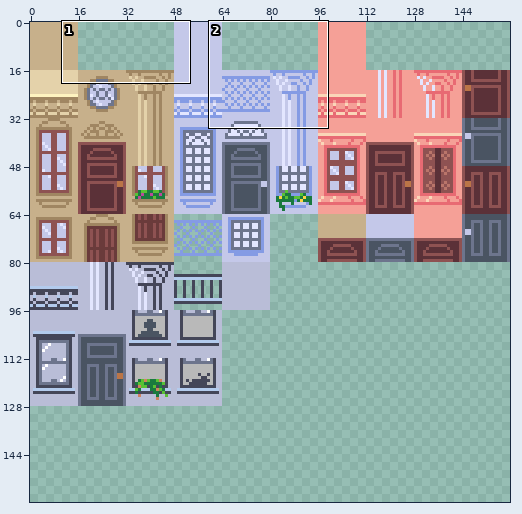
Two versions of one sprite sheet, bring_ur_glam/assets/tiles/buildings.png. Above: a wide view before the commit, with the close-up outlined.
Close-up. As it was:
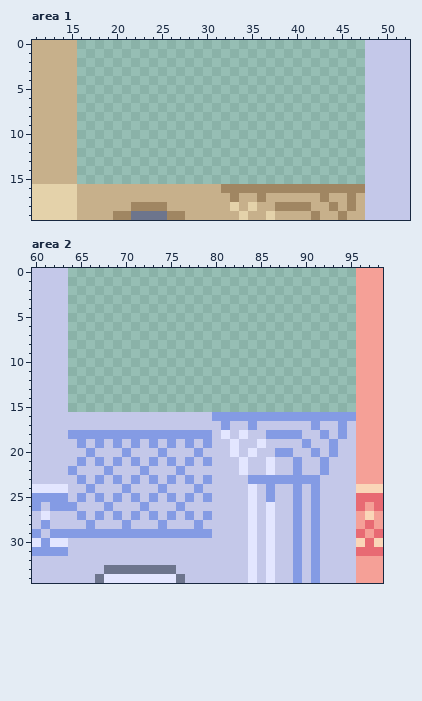
The file is 160x160 pixels. Shown: area 1: x 11..52, y 0..19; area 2: x 60..98, y 0..34. The commit also changed other parts of the picture, which this record leaves out.
After:
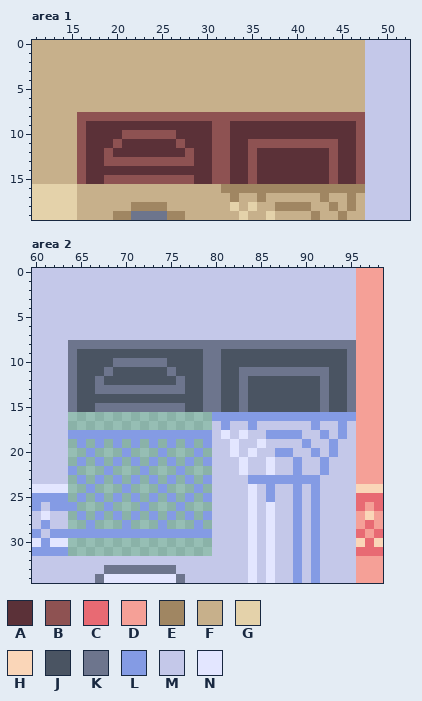
Palette (. is transparent): A #5b3138  B #8e5252  C #e86a73  D #f5a097  E #a08662  F #c7b08b  G #e4d2aa  H #fad6b8  J #4a5462  K #6d758d  L #849be4  M #c4c8e9  N #e3e6ff
What changed:
Area 1:
y 0..7: x 16..47 ................................ -> FFFFFFFFFFFFFFFFFFFFFFFFFFFFFFFF
y 8: x 16..47 ................................ -> BBBBBBBBBBBBBBBBBBBBBBBBBBBBBBBB
y 9: x 16..47 ................................ -> BAAAAAAAAAAAAAABBAAAAAAAAAAAAAAB
y 10: x 16..47 ................................ -> BAAAABBBBBBAAAABBAAAAAAAAAAAAAAB
y 11: x 16..47 ................................ -> BAAABAAAAAABAAABBAABBBBBBBBBBAAB
y 12: x 16..47 ................................ -> BAABAAAAAAAABAABBAABAAAAAAAABAAB
y 13: x 16..47 ................................ -> BAABBBBBBBBBBAABBAABAAAAAAAABAAB
y 14: x 16..47 ................................ -> BAAAAAAAAAAAAAABBAABAAAAAAAABAAB
y 15: x 16..47 ................................ -> BAABBBBBBBBBBAABBAABAAAAAAAABAAB
Area 2:
y 0..7: x 64..95 ................................ -> MMMMMMMMMMMMMMMMMMMMMMMMMMMMMMMM
y 8: x 64..95 ................................ -> KKKKKKKKKKKKKKKKKKKKKKKKKKKKKKKK
y 9: x 64..95 ................................ -> KJJJJJJJJJJJJJJKKJJJJJJJJJJJJJJK
y 10: x 64..95 ................................ -> KJJJJKKKKKKJJJJKKJJJJJJJJJJJJJJK
y 11: x 64..95 ................................ -> KJJJKJJJJJJKJJJKKJJKKKKKKKKKKJJK
y 12: x 64..95 ................................ -> KJJKJJJJJJJJKJJKKJJKJJJJJJJJKJJK
y 13: x 64..95 ................................ -> KJJKKKKKKKKKKJJKKJJKJJJJJJJJKJJK
y 14: x 64..95 ................................ -> KJJJJJJJJJJJJJJKKJJKJJJJJJJJKJJK
y 15: x 64..95 ................................ -> KJJKKKKKKKKKKJJKKJJKJJJJJJJJKJJK
y 16..17: x 64..79 MMMMMMMMMMMMMMMM -> ................
y 19: x 64 M -> .; x 66 M -> .; x 68 M -> .; x 70 M -> .; x 72 M -> .; x 74 M -> .; x 76 M -> .; x 78 M -> .
y 20: x 64..65 MM -> ..; x 67..69 MMM -> ...; x 71..73 MMM -> ...; x 75..77 MMM -> ...; x 79 M -> .
y 21: x 64 M -> .; x 66 M -> .; x 68 M -> .; x 70 M -> .; x 72 M -> .; x 74 M -> .; x 76 M -> .; x 78 M -> .
y 22: x 65..67 MMM -> ...; x 69..71 MMM -> ...; x 73..75 MMM -> ...; x 77..79 MMM -> ...
y 23: x 64 M -> .; x 66 M -> .; x 68 M -> .; x 70 M -> .; x 72 M -> .; x 74 M -> .; x 76 M -> .; x 78 M -> .
y 24: x 64..65 MM -> ..; x 67..69 MMM -> ...; x 71..73 MMM -> ...; x 75..77 MMM -> ...; x 79 M -> .
y 25: x 64 M -> .; x 66 M -> .; x 68 M -> .; x 70 M -> .; x 72 M -> .; x 74 M -> .; x 76 M -> .; x 78 M -> .
y 26: x 65..67 MMM -> ...; x 69..71 MMM -> ...; x 73..75 MMM -> ...; x 77..79 MMM -> ...
y 27: x 64 M -> .; x 66 M -> .; x 68 M -> .; x 70 M -> .; x 72 M -> .; x 74 M -> .; x 76 M -> .; x 78 M -> .
y 28: x 64..65 MM -> ..; x 67..69 MMM -> ...; x 71..73 MMM -> ...; x 75..77 MMM -> ...; x 79 M -> .
y 30..31: x 64..79 MMMMMMMMMMMMMMMM -> ................
